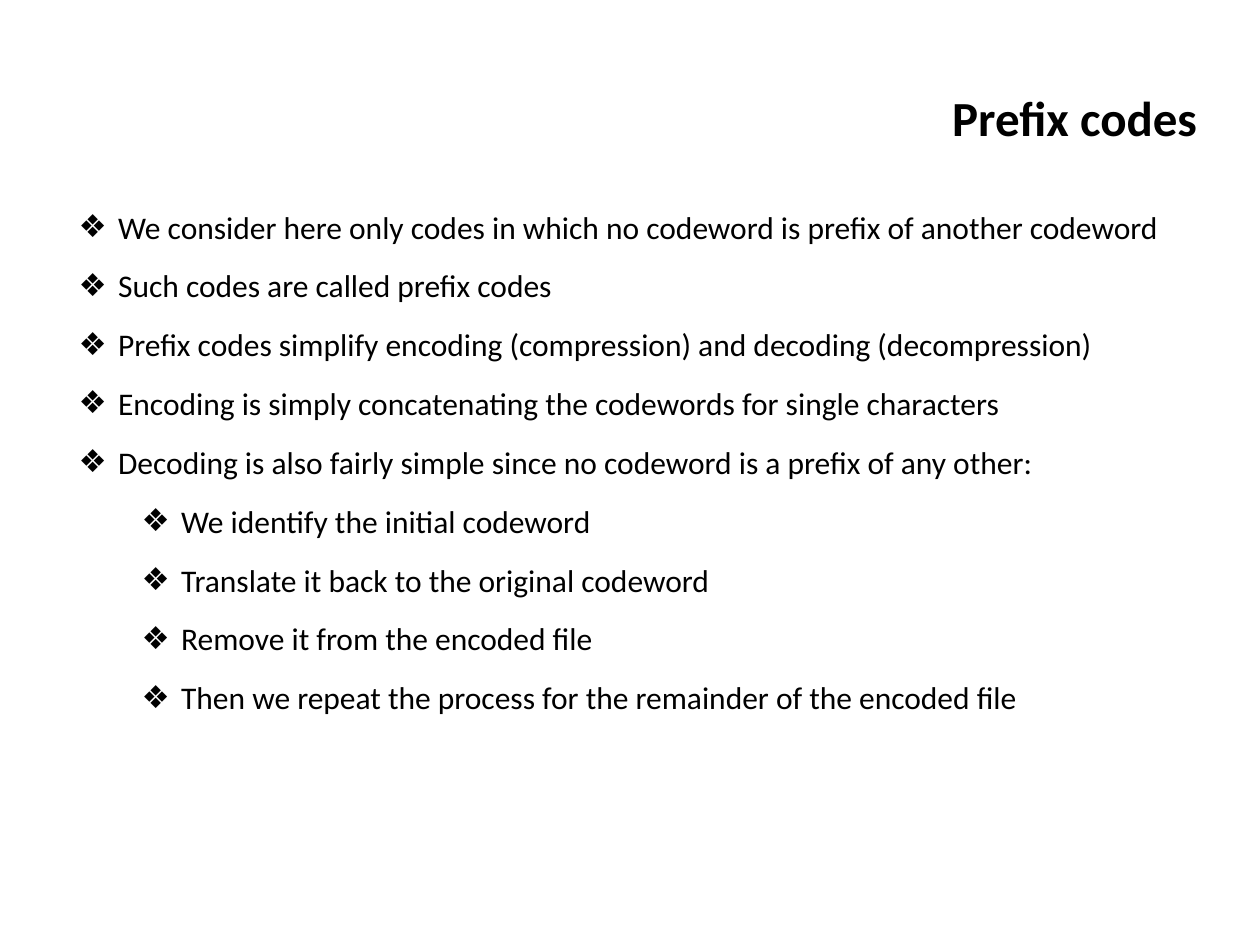
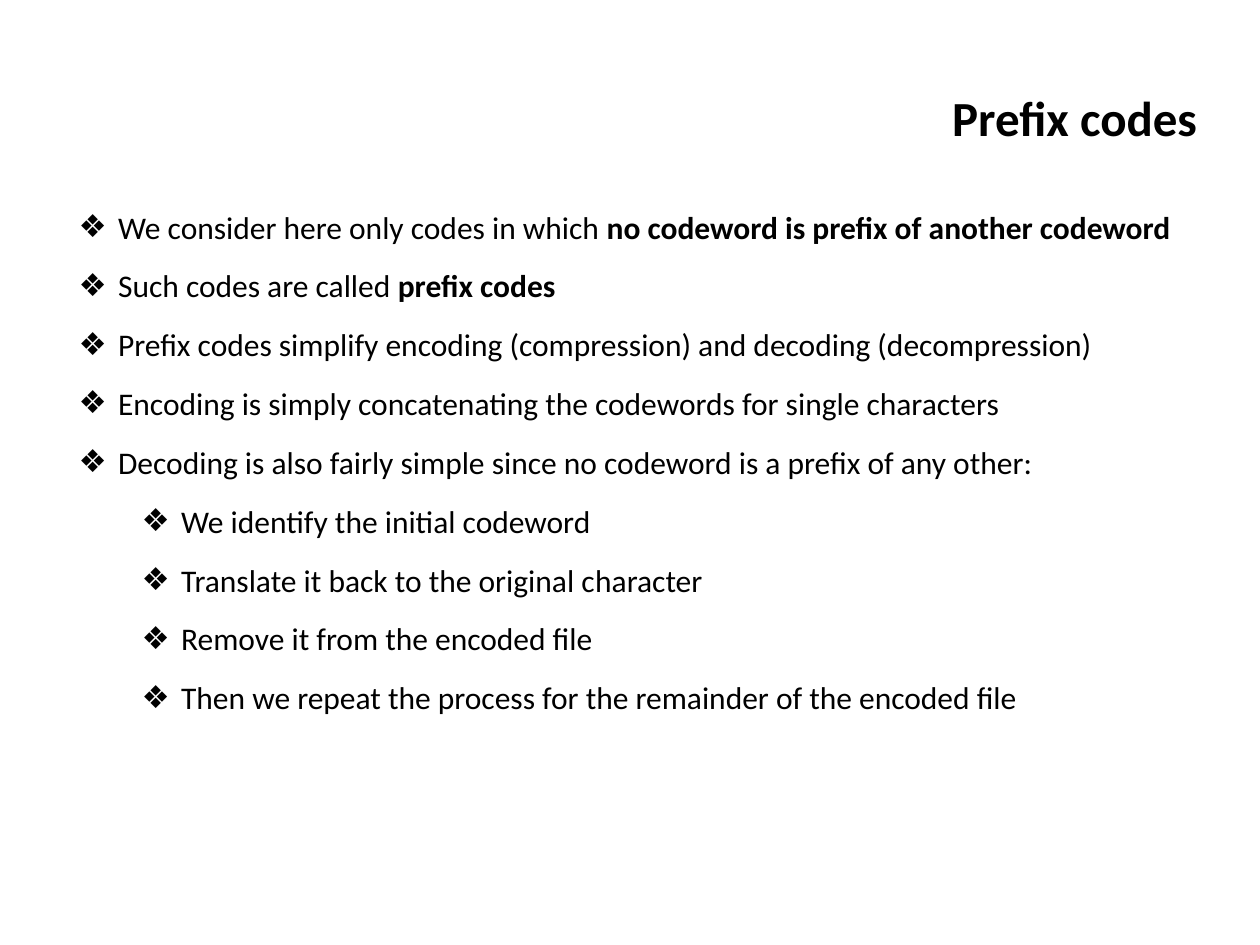
Before and after one commit to ifromm/dsa, a slide deck: slide 38 of slides/unit_7_greedy.pptx. Drawn at 1260x945 pixels with LibreOffice and Linux fonts; fonts in the diff are those of the drawing; background and template pictures are left out. Boxes give left, top, right and bottom in pixels: in the first picture for what was removed or moved away, otherwise in the second. Text is boxed around its words. In the diff, an @@ line names an element or a change of style, - is before the commit and + after.

```diff
--- a/slides/unit_7_greedy.pptx
+++ b/slides/unit_7_greedy.pptx
@@ text at bbox=[118, 217, 1170, 302]: bold on in "no codeword is prefix of another codeword", "prefix codes" @@
@@ text at bbox=[181, 570, 702, 598]: text changed @@
-  ❖ Translate it back to the original codeword
+  ❖ Translate it back to the original character
```
Also in this commit, not shown: 9 other slides changed, 1 other file.
